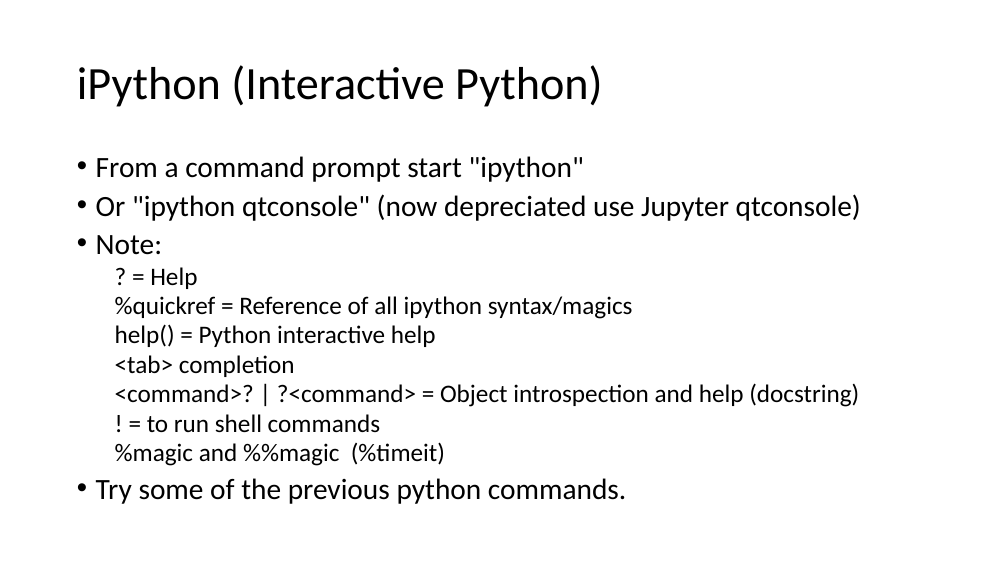
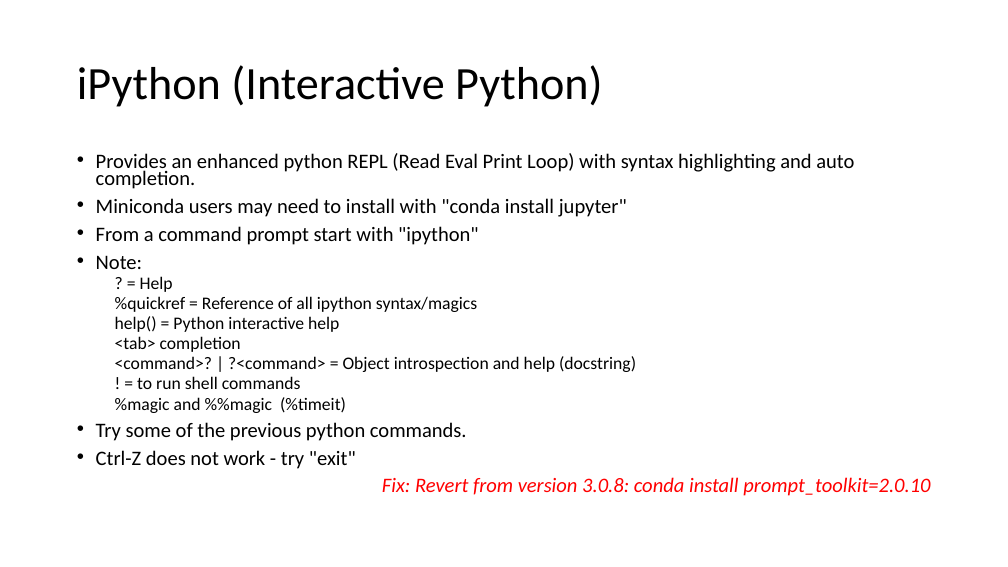
Before and after one commit to mrkbutty/PythonTutButty01, a slide deck: slide 23 of PyTut1_Intro.pptx (slide 20 before the commit). Drawn at 1008x567 pixels with LibreOffice and Linux fonts; fonts in the diff are those of the drawing. Boxes give left, top, right and bottom in pixels: in the first picture for what was removed or moved away, otherwise in the second. Text is boxed around its words. In the diff, an @@ line names an element or a change of style, - is before the commit and + after.

```diff
--- a/PyTut1_Intro.pptx
+++ b/PyTut1_Intro.pptx
@@ text at [96,153,854,245]: text changed; size 28 to 19.6 pt @@
-• From a command prompt start "ipython"
-• Or "ipython qtconsole" (now depreciated use Jupyter qtconsole)
+• Provides an enhanced python REPL (Read Eval Print Loop) with syntax highlighting and auto completion.
+• Miniconda users may need to install with "conda install jupyter"
+• From a command prompt start with "ipython"
@@ text at [96,255,636,441]: size 28 to 19.6 pt in "Note:", "Try some of the previous python commands."; size 24 to 16.8 pt in "? = Help", "%quickref = Reference of all ipython syntax/magics", "help() = Python interactive help", "<tab> completion" and 3 more places; line spacing 0.8 to 0.7 @@
@@ text at [96,450,930,496]: paragraphs added @@
+• Ctrl-Z does not work - try "exit"
+Fix: Revert from version 3.0.8: conda install prompt_toolkit=2.0.10
```
Also in this commit, not shown: 16 other slides changed, 10 slides added, 6 slides removed, 33 other files.
